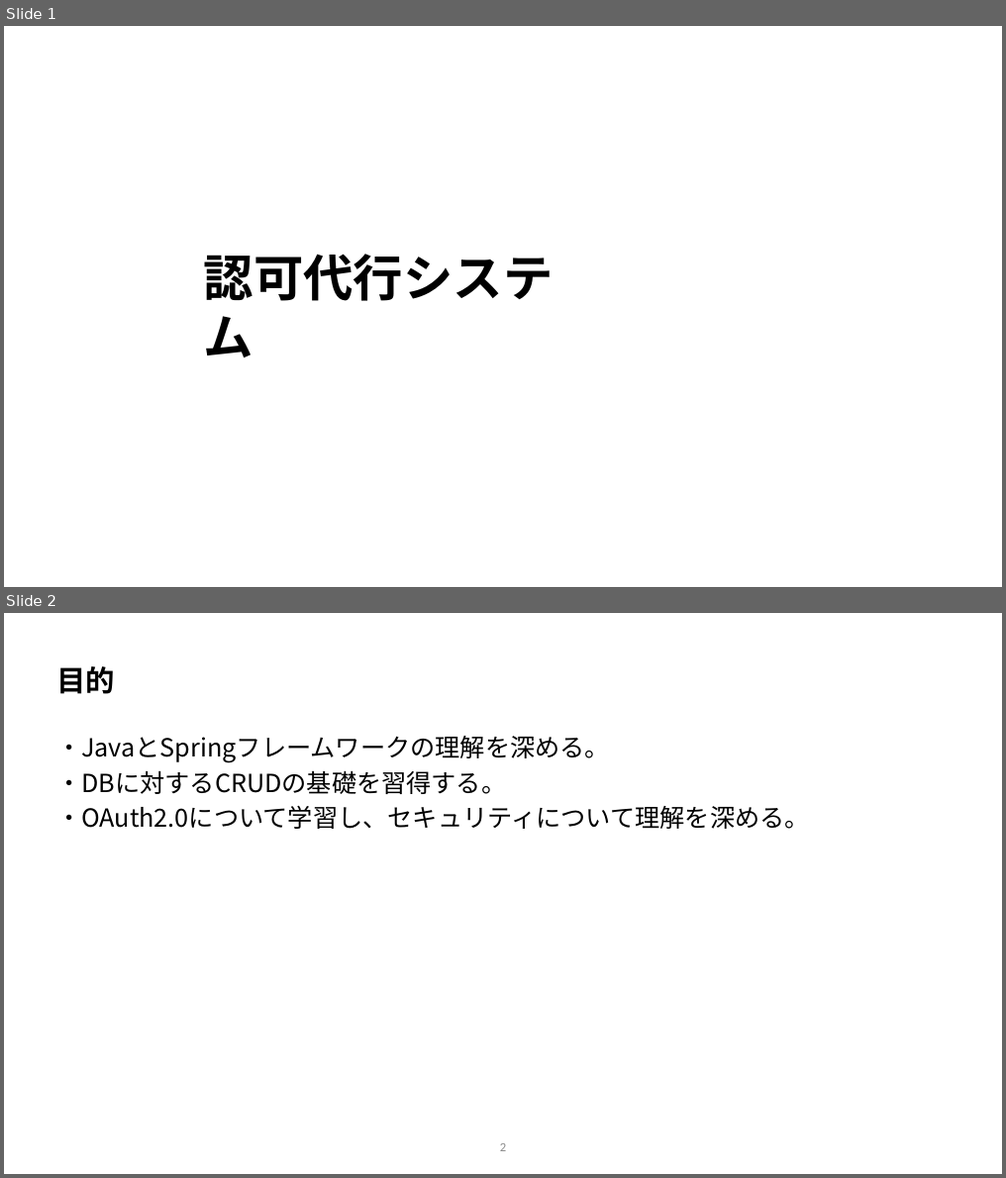
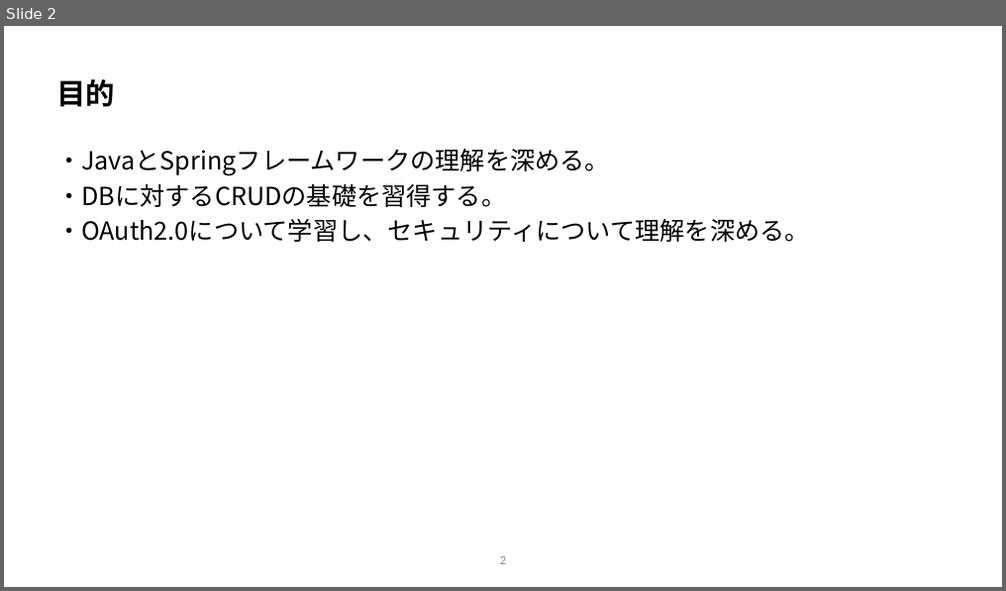
Before and after one commit to vsn23kamei/nanika, a slide deck: 00_要件定義/要件定義.pptx. Shown one above the other, each under a label of ours: slides 1 and 2 before the commit, slide 2 after it. The pictures are 1006x1178 and 1006x591 pixels, drawn with LibreOffice and Linux fonts; fonts in the diff are those of the drawing; background and template pictures are left out. Boxes give left, top, right and bottom in pixels: in the first picture for what was removed or moved away, otherwise in the second. Text is boxed around its words. In the diff, an @@ line names an element or a change of style, - is before the commit and + after.

```diff
--- a/00_要件定義/要件定義.pptx
+++ b/00_要件定義/要件定義.pptx
@@ slide 1 removed at <box>4,26,1002,587</box>, background picture (left out) @@
@@ text removed at <box>204,254,553,358</box> @@
-認可代行システム
```
Also in this commit, not shown: 8 slides changed, 2 slides added, 3 other files.
